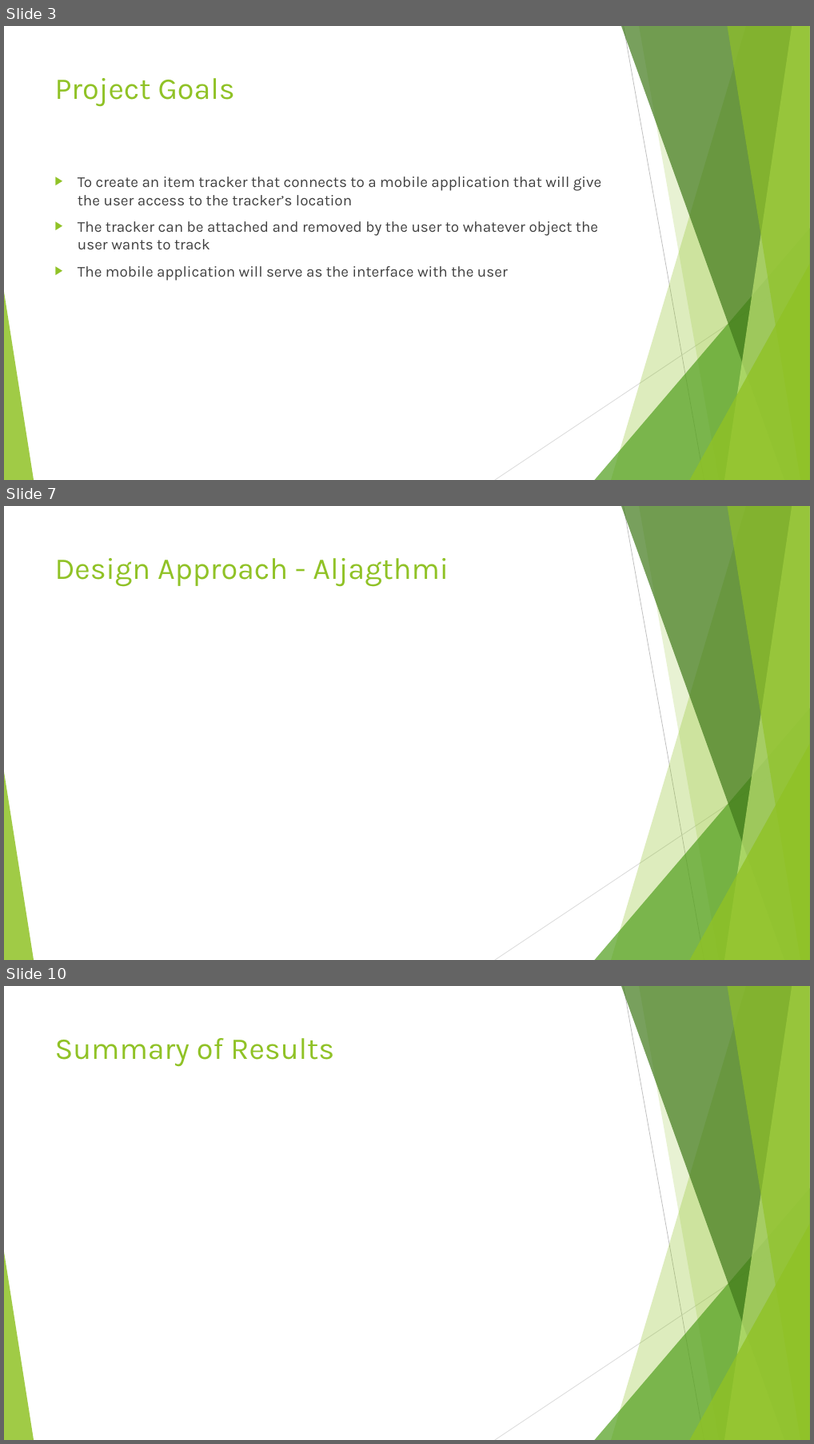
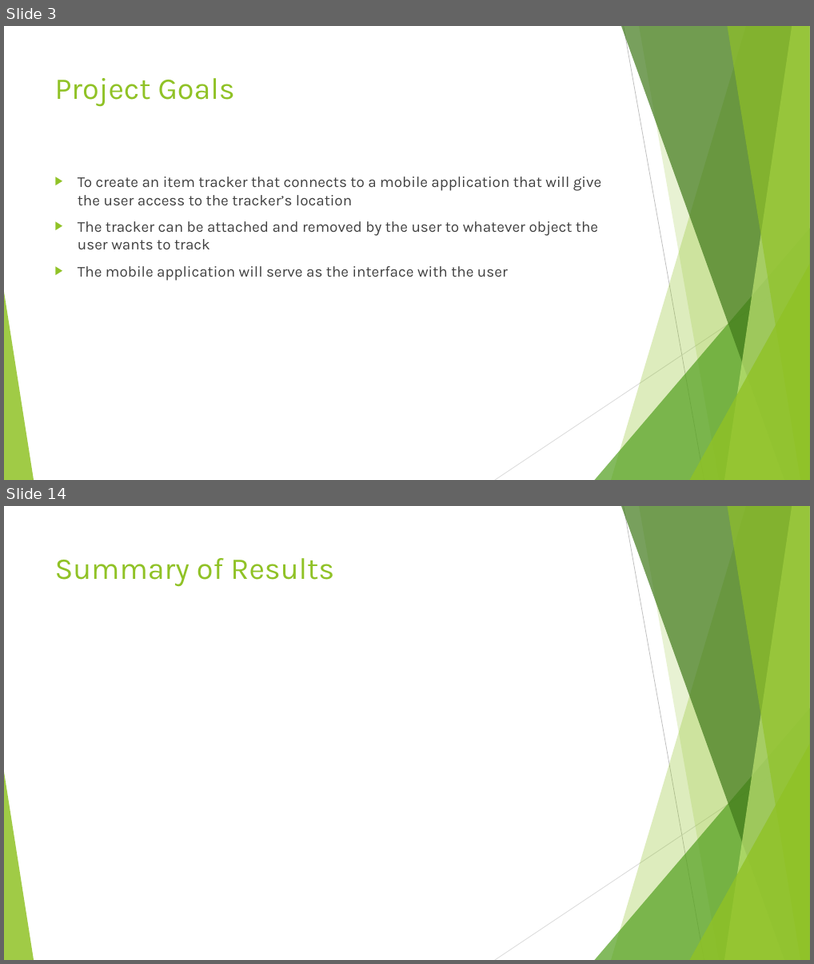
Before and after one commit to dontaylor6000/Group27_Tracker, a slide deck: Documentation/Group27FinalPresentation.pptx. Shown one above the other, each under a label of ours: slides 3, 7 and 10 before the commit, slides 3 and 14 after it; the slides between them are not shown. The pictures are 814x1444 and 814x964 pixels, drawn with LibreOffice and Linux fonts; fonts in the diff are those of the drawing. Boxes give left, top, right and bottom in pixels: in the first picture for what was removed or moved away, otherwise in the second. Text is boxed around its words. In the diff, an @@ line names an element or a change of style, - is before the commit and + after.

```diff
--- a/Documentation/Group27FinalPresentation.pptx
+++ b/Documentation/Group27FinalPresentation.pptx
@@ slide 7 removed at (x1=4, y1=506, x2=810, y2=960), background #FFFFFF; not listed: 10 template elements that a slide beside it also shows @@
@@ title removed at (x1=55, y1=558, x2=449, y2=587) @@
-Design Approach - Aljagthmi
@@ what was slide 10 is now slide 14 @@
```
Also in this commit, not shown: 5 slides changed, 8 slides added, 1 other slide removed, 1 other file.
